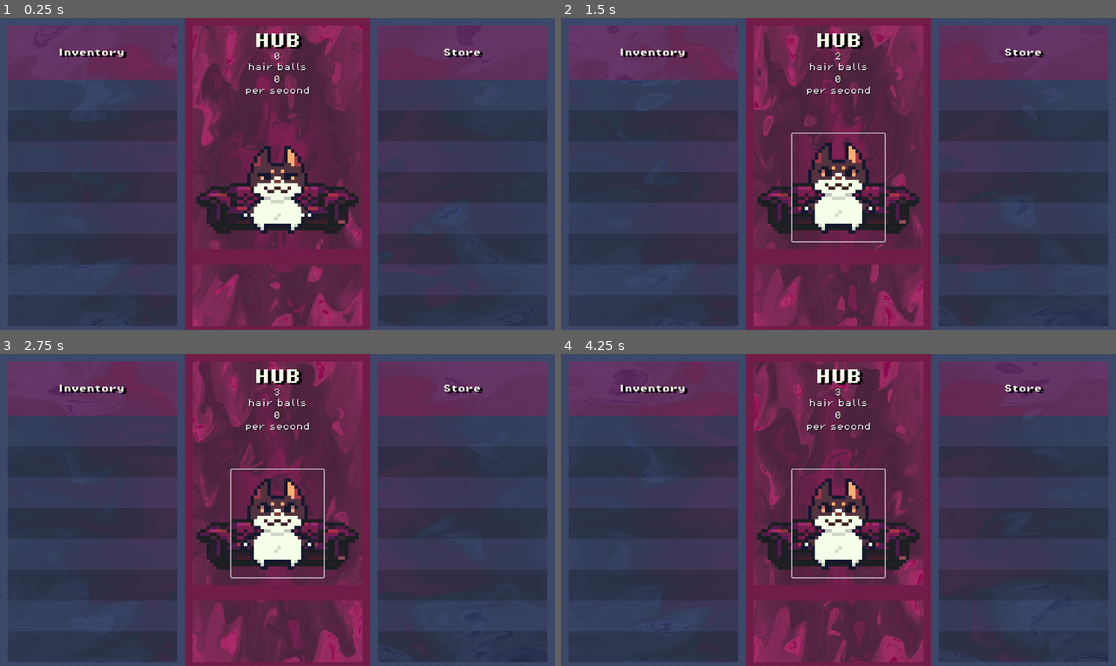
Above: before the commit, frames 1-4 (two rows, left to right).
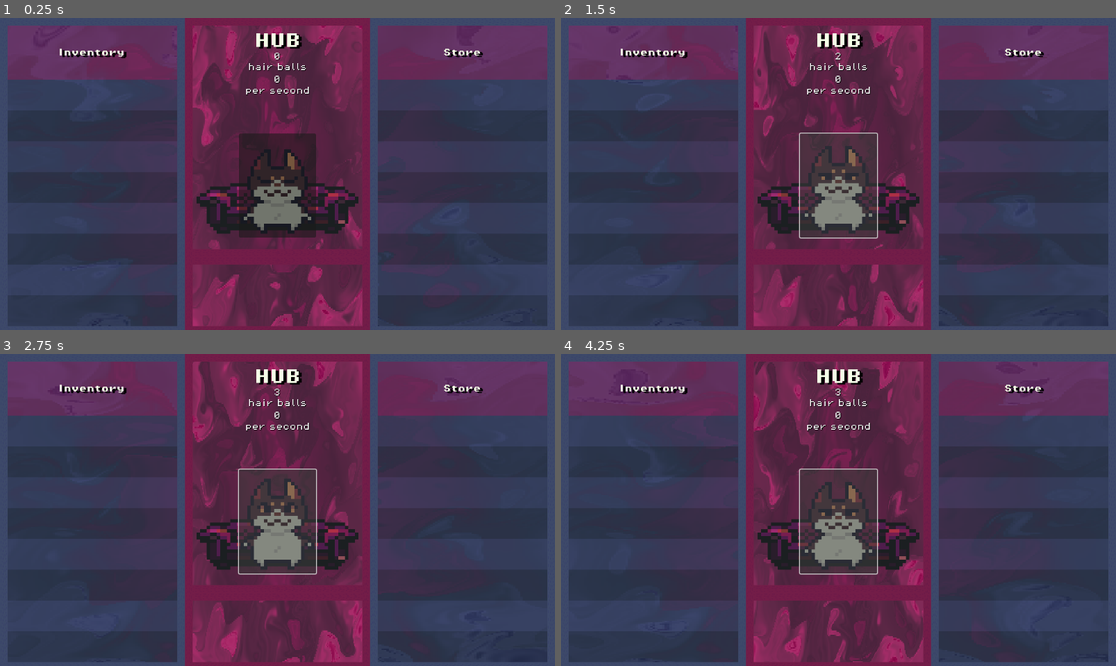
Above: after the commit, the same moments.

Repository: GersenX3/cat-licker
Game: Godot game, scene res://scenes/Main.tscn
Same seed, same stepped clock (60 frames per second), same inputs: the game is played once before the commit and once after it. The project has no main scene, so this scene is started directly.
Inputs (mouse positions are in pixels of both pictures, inside the frame that each line leads up to):
- Up to frame 1 (0.25 s): no input
- Up to frame 2 (1.5 s): click (838, 186) at 0.5 s; click (838, 186) at 1.25 s
- Up to frame 3 (2.75 s): click (277, 522) at 2 s
- Up to frame 4 (4.25 s): no input

The runs differ from the first frame. In frame 1, 3.9% of the frame differs, in the area x 43-57%, y 36-71%; in frame 2, 3.3%; in frame 3, 2.6%; in frame 4, 3.2%.

Commit message:
[UPDATE] Items workins, need to add to store

Diff:
--- /dev/null
+++ b/scenes/Items/Lengua.tscn
@@ -0,0 +1,7 @@
+[gd_scene load_steps=2 format=3 uid="uid://caj65hda8q58b"]
+
+[ext_resource type="Script" uid="uid://c5ai1c8dvjg6w" path="res://scripts/clases/item_store.gd" id="1_jnunr"]
+
+[node name="Node" type="Node"]
+script = ExtResource("1_jnunr")
+item_name = "Lengua"
--- a/scenes/Main.tscn
+++ b/scenes/Main.tscn
@@ -17,6 +17,7 @@
 [ext_resource type="Script" uid="uid://c8whnunyh5ndy" path="res://scripts/button_licker.gd" id="15_cvmbd"]
 [ext_resource type="Script" uid="uid://fo3o0smfhs5y" path="res://scripts/label_total.gd" id="16_cvmbd"]
 [ext_resource type="FontFile" uid="uid://b4r6ar0jknee2" path="res://assets/fonts/PixelOperator8.ttf" id="16_ft6cd"]
+[ext_resource type="Script" uid="uid://cj7pwkb0yctbo" path="res://scripts/store.gd" id="18_bb450"]
 
 [sub_resource type="ShaderMaterial" id="ShaderMaterial_q8u5g"]
 shader = ExtResource("1_q8u5g")
@@ -1132,7 +1133,7 @@
 sprite_frames = SubResource("SpriteFrames_qmy6f")
 animation = &"idle"
 autoplay = "idle"
-frame_progress = 0.41422358
+frame_progress = 0.99451554
 metadata/_edit_lock_ = true
 
 [node name="total" type="Label" parent="UI/HUB"]
@@ -1196,16 +1197,15 @@
 metadata/_edit_lock_ = true
 
 [node name="Button" type="Button" parent="UI/HUB"]
-offset_left = 480.0
+offset_left = 496.0
 offset_top = 240.0
-offset_right = 672.0
-offset_bottom = 464.0
-flat = true
+offset_right = 656.0
+offset_bottom = 456.0
 script = ExtResource("15_cvmbd")
-metadata/_edit_lock_ = true
 
 [node name="Inventory" type="Node2D" parent="UI"]
 
 [node name="Store" type="Node2D" parent="UI"]
+script = ExtResource("18_bb450")
 
 [connection signal="pressed" from="UI/HUB/Button" to="UI/HUB/Button" method="_on_pressed"]
--- /dev/null
+++ b/scripts/clases/item_store.gd
@@ -0,0 +1,109 @@
+extends Resource
+class_name StoreItem
+
+# Propiedades base del item
+@export var item_name: String = "Item"
+@export var description: String = "Descripción del item"
+@export var icon: Texture2D = null
+
+# Economía (basado en Cookie Clicker)
+@export var base_cost: float = 15.0  # Costo inicial
+@export var base_production: float = 0.1  # BpS (Balls per Second)
+@export var cost_multiplier: float = 1.15  # Factor exponencial (15% como Cookie Clicker)
+
+# Estado actual
+var quantity: int = 0  # Cantidad comprada
+
+# Calculadora de costo exponencial
+# Fórmula: C_n = C_1 * r^(n-1)
+# Donde r = cost_multiplier y n = próxima cantidad
+func get_current_cost() -> float:
+	return base_cost * pow(cost_multiplier, quantity)
+
+# Producción total de todas las unidades compradas
+func get_total_production() -> float:
+	return base_production * quantity
+
+# Tiempo de amortización (en segundos)
+# Cuánto tiempo tarda en recuperar la inversión
+func get_payback_time() -> float:
+	if base_production <= 0:
+		return INF
+	return get_current_cost() / base_production
+
+# Comprar una unidad (retorna true si fue exitoso)
+func try_purchase(current_balance: float) -> bool:
+	var cost = get_current_cost()
+	if current_balance >= cost:
+		quantity += 1
+		return true
+	return false
+
+# Obtener el costo para comprar múltiples unidades
+# Suma geométrica: S = a * (r^n - 1) / (r - 1)
+func get_bulk_cost(amount: int) -> float:
+	if amount <= 0:
+		return 0.0
+
+	var r = cost_multiplier
+	var current_cost = get_current_cost()
+
+	# Suma de la serie geométrica
+	if r == 1.0:
+		return current_cost * amount
+	else:
+		return current_cost * (pow(r, amount) - 1.0) / (r - 1.0)
+
+# Comprar múltiples unidades
+func try_bulk_purchase(current_balance: float, amount: int) -> int:
+	var purchased = 0
+	var cost = get_bulk_cost(amount)
+
+	if current_balance >= cost:
+		quantity += amount
+		return amount
+	else:
+		# Comprar la cantidad máxima posible
+		for i in range(amount):
+			if current_balance >= get_current_cost():
+				quantity += 1
+				current_balance -= get_current_cost()
+				purchased += 1
+			else:
+				break
+
+	return purchased
+
+# Formatear números grandes para UI
+static func format_number(value: float) -> String:
+	if value < 1000:
+		return str(snappedf(value, 0.1))
+	elif value < 1_000_000:
+		return str(snappedf(value / 1000.0, 0.1)) + "K"
+	elif value < 1_000_000_000:
+		return str(snappedf(value / 1_000_000.0, 0.1)) + "M"
+	elif value < 1_000_000_000_000:
+		return str(snappedf(value / 1_000_000_000.0, 0.1)) + "B"
+	else:
+		return str(snappedf(value / 1_000_000_000_000.0, 0.1)) + "T"
+
+# Obtener info formateada para UI
+func get_info_text() -> String:
+	return "%s\nCosto: %s\nProducción: %s BpS\nPoseído: %d" % [
+		item_name,
+		format_number(get_current_cost()),
+		format_number(base_production),
+		quantity
+	]
+
+# Serialización para guardado
+func to_dict() -> Dictionary:
+	return {
+		"item_name": item_name,
+		"quantity": quantity
+	}
+
+# Deserialización desde guardado
+func from_dict(data: Dictionary) -> void:
+	if data.has("quantity"):
+		quantity = data["quantity"]
--- /dev/null
+++ b/scripts/store.gd
@@ -0,0 +1,158 @@
+extends Node
+
+# Señales para actualizar UI
+signal item_purchased(item: StoreItem)
+signal balance_changed(new_balance: float)
+signal production_changed(new_bps: float)
+
+# Catálogo de items (configura en el Inspector o por código)
+@export var store_items: Array[StoreItem] = []
+
+func _process(delta: float) -> void:
+	if can_afford(0):
+		purchase_item(0)
+# Referencia al singleton de GameManager
+
+func _ready() -> void:
+
+	# Si no tienes items preconfigurados, créalos
+	if store_items.is_empty():
+		_create_default_items()
+
+	# Actualizar producción total al iniciar
+	_update_total_production()
+
+# Crear items por defecto basados en Cookie Clicker
+func _create_default_items() -> void:
+	# Lengua Áspera (equivalente a Cursor)
+	var tongue = StoreItem.new()
+	tongue.item_name = "Lengua Áspera"
+	tongue.description = "Una lengua rasposa que lame constantemente"
+	tongue.base_cost = 15.0
+	tongue.base_production = 0.1
+	tongue.cost_multiplier = 1.15
+	store_items.append(tongue)
+
+	# Cepillo Mágico (equivalente a Grandma)
+	var brush = StoreItem.new()
+	brush.item_name = "Cepillo Mágico"
+	brush.description = "Un cepillo que genera bolas de pelo por arte de magia"
+	brush.base_cost = 100.0
+	brush.base_production = 1.0
+	brush.cost_multiplier = 1.15
+	store_items.append(brush)
+
+	# Pelotita de Estambre (equivalente a Farm)
+	var yarn = StoreItem.new()
+	yarn.item_name = "Pelotita de Estambre"
+	yarn.description = "El gato juega y genera bolas de pelo juguetonamente"
+	yarn.base_cost = 1100.0
+	yarn.base_production = 8.0
+	yarn.cost_multiplier = 1.15
+	store_items.append(yarn)
+
+	# Scratching Post Hipnótico (equivalente a Mine)
+	var post = StoreItem.new()
+	post.item_name = "Scratching Post Hipnótico"
+	post.description = "Un poste rascador que hipnotiza al gato para producir más"
+	post.base_cost = 12000.0
+	post.base_production = 47.0
+	post.cost_multiplier = 1.15
+	store_items.append(post)
+
+# Intentar comprar un item
+func purchase_item(item_index: int) -> bool:
+	if item_index < 0 or item_index >= store_items.size():
+		return false
+
+	var item = store_items[item_index]
+	var cost = item.get_current_cost()
+
+	# Verificar si hay suficiente balance
+	if GlobalValues.hair_balls_total >= cost:
+		# Realizar la compra
+		GlobalValues.hair_balls_total -= cost
+		item.quantity += 1
+
+		# Actualizar producción total
+		_update_total_production()
+
+		# Emitir señales
+		print("item_purchased", item)
+		print("balance_changed", GlobalValues.hair_balls_total)
+
+		return true
+
+	return false
+
+# Comprar múltiples unidades de un item
+func purchase_bulk(item_index: int, amount: int) -> int:
+	if item_index < 0 or item_index >= store_items.size():
+		return 0
+
+	var item = store_items[item_index]
+	var cost = item.get_bulk_cost(amount)
+
+	var purchased = 0
+
+	if GlobalValues.hair_balls_total >= cost:
+		# Comprar la cantidad completa
+		GlobalValues.hair_balls_total -= cost
+		item.quantity += amount
+		purchased = amount
+	else:
+		# Comprar lo que se pueda
+		purchased = item.try_bulk_purchase(GlobalValues.hair_balls_total, amount)
+		if purchased > 0:
+			cost = item.get_bulk_cost(purchased)
+			GlobalValues.hair_balls_total -= cost
+
+	if purchased > 0:
+		_update_total_production()
+		emit_signal("item_purchased", item)
+		emit_signal("balance_changed", GlobalValues.hair_balls_total)
+
+	return purchased
+
+# Actualizar la producción total en el GameManager
+func _update_total_production() -> void:
+	var total_bps = 0.0
+
+	for item in store_items:
+		total_bps += item.get_total_production()
+
+	GlobalValues.hairs_balls_per_second = total_bps
+	emit_signal("production_changed", total_bps)
+
+# Obtener item por índice
+func get_item(index: int) -> StoreItem:
+	if index >= 0 and index < store_items.size():
+		return store_items[index]
+	return null
+
+# Verificar si un item puede ser comprado
+func can_afford(item_index: int) -> bool:
+	if item_index < 0 or item_index >= store_items.size():
+		return false
+
+	var item = store_items[item_index]
+	return GlobalValues.hair_balls_total >= item.get_current_cost()
+
+# Guardar progreso de la tienda
+func save_data() -> Dictionary:
+	var items_data = []
+	for item in store_items:
+		items_data.append(item.to_dict())
+
+	return {
+		"items": items_data
+	}
+
+# Cargar progreso de la tienda
+func load_data(data: Dictionary) -> void:
+	if data.has("items"):
+		var items_data = data["items"]
+		for i in range(min(items_data.size(), store_items.size())):
+			store_items[i].from_dict(items_data[i])
+
+	_update_total_production()
--- a/singlestones/global_values.gd
+++ b/singlestones/global_values.gd
@@ -1,7 +1,7 @@
 extends Node
 
 var hair_balls_total: float = 0.0 # Es mejor usar 'float' para acumulación de tiempo
-var hairs_balls_per_second: float = 0.0 # Ejemplo de una tasa por segundo
+var hairs_balls_per_second: float = 10.0 # Ejemplo de una tasa por segundo
 
 func _process(delta: float) -> void:
 	# Incrementa el total usando la tasa multiplicada por el tiempo (delta)
Not shown: 1 places in scenes/Main.tscn that only renumber resources
Not shown, added: scripts/clases/item_store.gd.uid
Not shown, added: scripts/store.gd.uid
